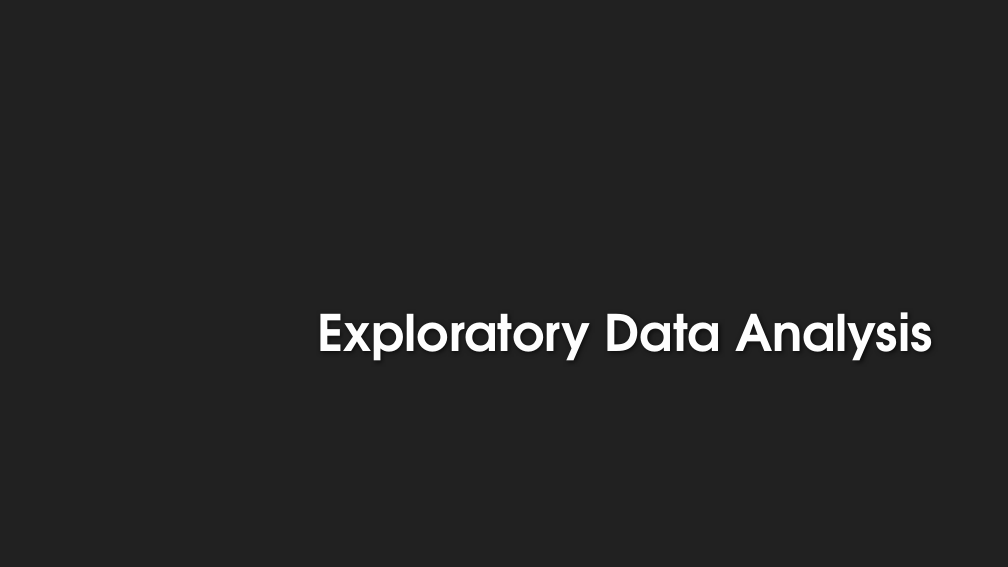
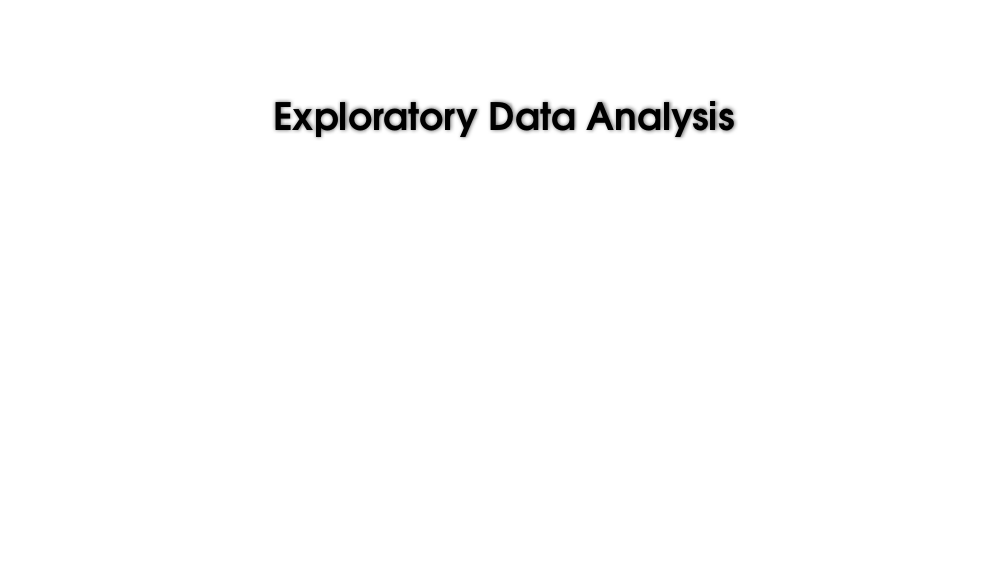
Before and after one commit to AshwiniA/Insurance-Fraud, a slide deck: slide 7 of Fraudulent Claim Detection.pptx (slide 11 before the commit). Drawn at 1008x567 pixels with LibreOffice and Linux fonts; fonts in the diff are those of the drawing; background and template pictures are left out. Boxes give left, top, right and bottom in pixels: in the first picture for what was removed or moved away, otherwise in the second. Text is boxed around its words. In the diff, an @@ line names an element or a change of style, - is before the commit and + after.

```diff
--- a/Fraudulent Claim Detection.pptx
+++ b/Fraudulent Claim Detection.pptx
@@ background #212121 to #FFFFFF @@
@@ title "Exploratory Data Analysis": place and size @@
-title "Exploratory Data Analysis" at [317,312,932,361]
+title "Exploratory Data Analysis" at [273,101,735,138]
@@ title "Exploratory Data Analysis" at [273,101,735,138]: size 48 to 36 pt, text colour #FEFEFE to #000000; alignment right to centre @@
```
Also in this commit, not shown: 8 other slides changed, 3 slides added, 14 slides removed.
